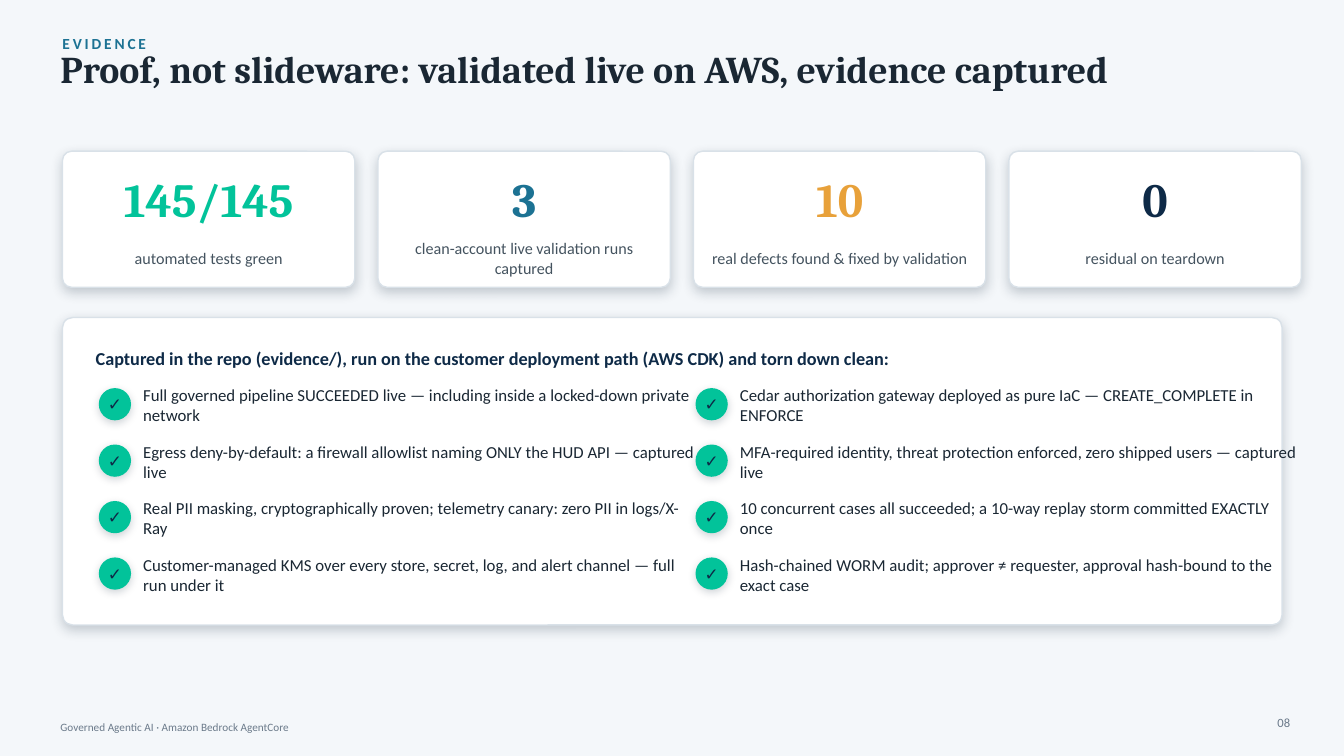
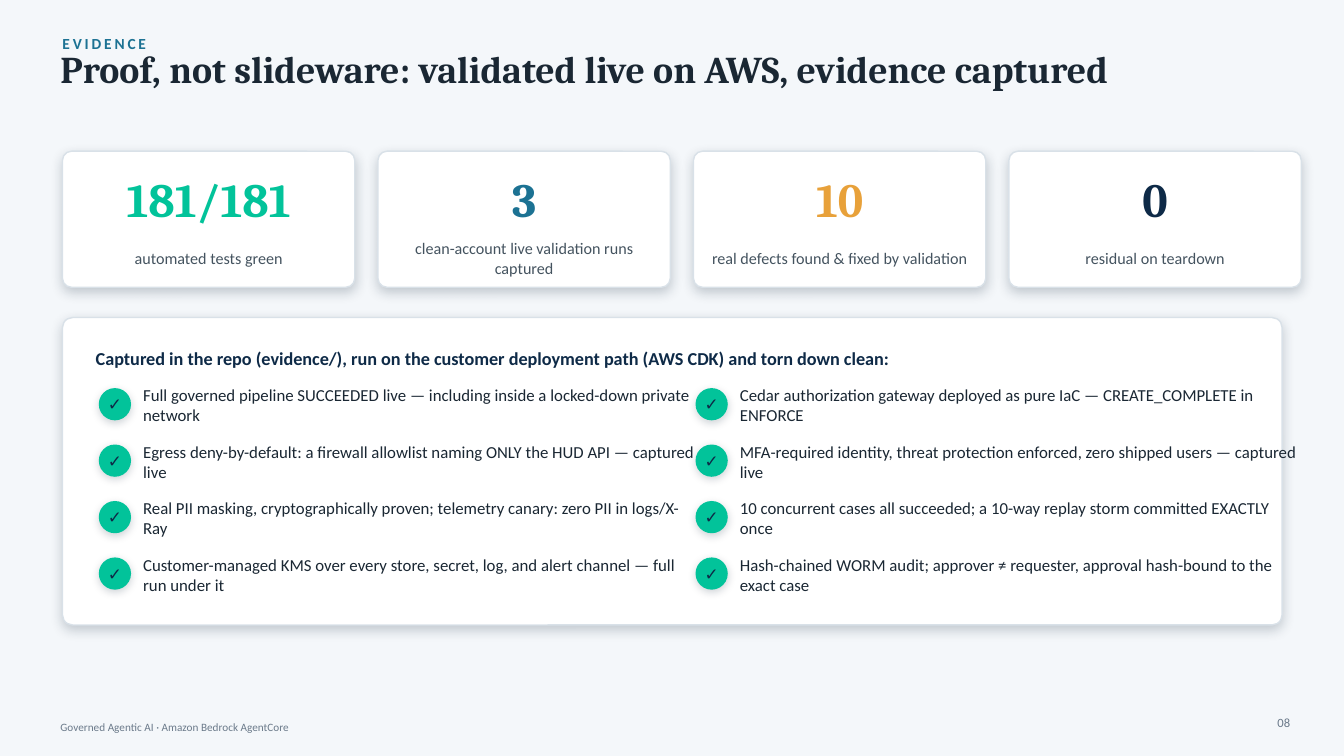
Before and after one commit to virtualryder/Housing_eligibility_agent, a slide deck: slide 8 of docs/Housing-AgentCore-Leadership.pptx. Drawn at 1344x756 pixels with LibreOffice and Linux fonts; fonts in the diff are those of the drawing. Boxes give left, top, right and bottom in pixels: in the first picture for what was removed or moved away, otherwise in the second. Text is boxed around its words. In the diff, an @@ line names an element or a change of style, - is before the commit and + after.

```diff
--- a/docs/Housing-AgentCore-Leadership.pptx
+++ b/docs/Housing-AgentCore-Leadership.pptx
@@ text at [127, 184, 291, 224]: text changed @@
-145/145
+181/181
```
Also in this commit, not shown: 8 other files.
